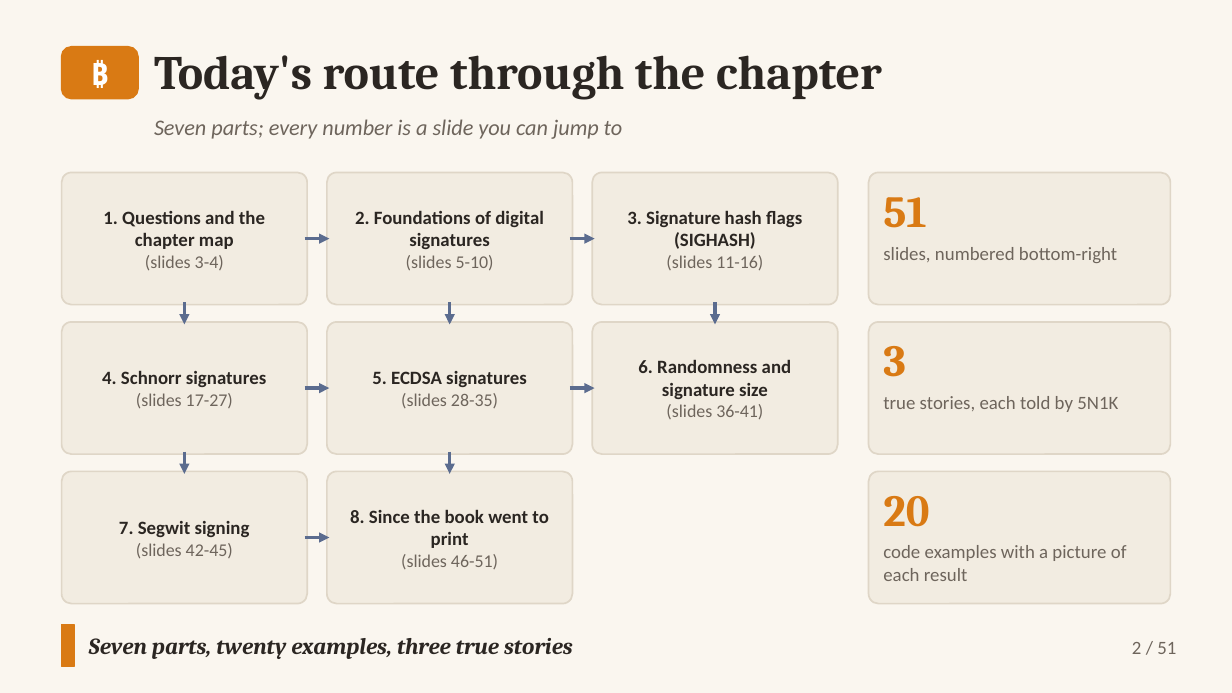
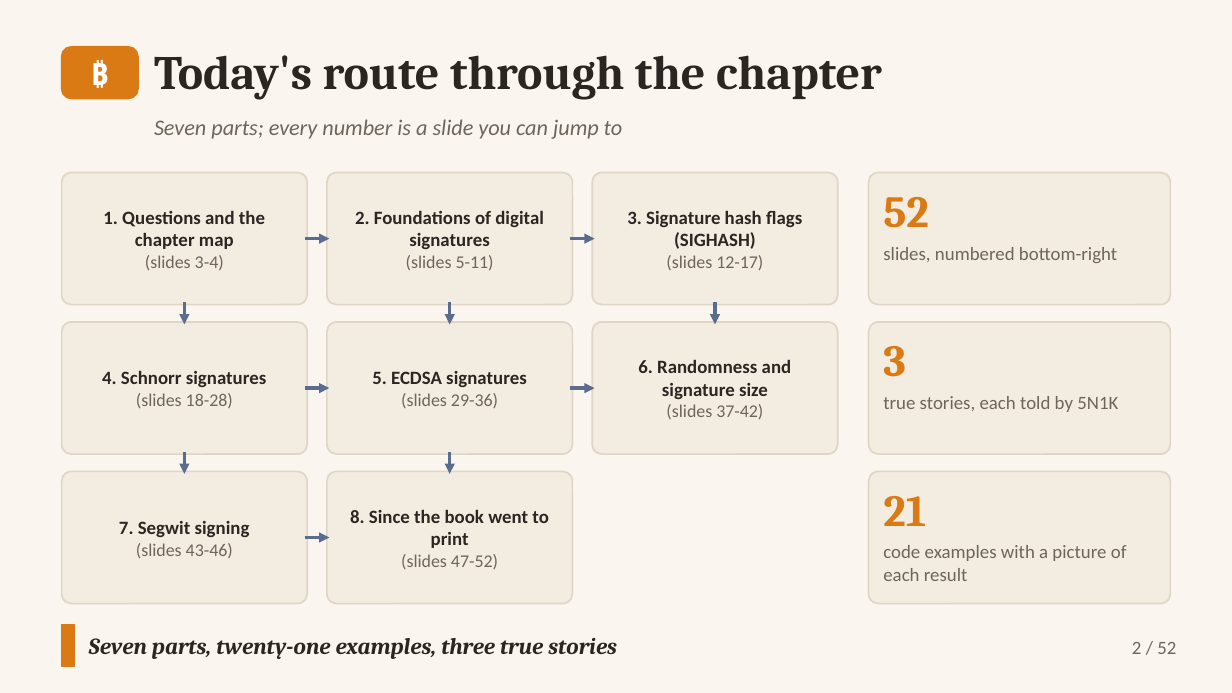
Before and after one commit to altunelyusuf/SEN0401, a slide deck: slide 2 of 03-materials/ch08/SEN0401_Ch08_DigitalSignatures_3e_v2_4_0.pptx. Drawn at 1232x693 pixels with LibreOffice and Linux fonts; fonts in the diff are those of the drawing. Boxes give left, top, right and bottom in pixels: in the first picture for what was removed or moved away, otherwise in the second. Text is boxed around its words. In the diff, an @@ line names an element or a change of style, - is before the commit and + after.

```diff
--- a/03-materials/ch08/SEN0401_Ch08_DigitalSignatures_3e_v2_4_0.pptx
+++ b/03-materials/ch08/SEN0401_Ch08_DigitalSignatures_3e_v2_4_0.pptx
@@ text at [883,197,929,228]: text changed @@
-51
+52
@@ text at [406,255,494,270]: text changed @@
-(slides 5-10)
+(slides 5-11)
@@ text at [666,255,763,270]: text changed @@
-(slides 11-16)
+(slides 12-17)
@@ text at [136,393,233,408]: text changed @@
-(slides 17-27)
+(slides 18-28)
@@ text at [401,393,498,408]: text changed @@
-(slides 28-35)
+(slides 29-36)
@@ text at [666,404,763,419]: text changed @@
-(slides 36-41)
+(slides 37-42)
@@ text at [883,496,926,526]: text changed @@
-20
+21
@@ text at [136,543,233,558]: text changed @@
-(slides 42-45)
+(slides 43-46)
@@ text at [401,554,498,569]: text changed @@
-(slides 46-51)
+(slides 47-52)
@@ text at [89,638,617,659]: text changed @@
-Seven parts, twenty examples, three true stories
+Seven parts, twenty-one examples, three true stories
@@ text at [1132,642,1176,654]: text changed @@
-2 / 51
+2 / 52
```
Also in this commit, not shown: 50 other slides changed, 1 slide added, 8 other files.
